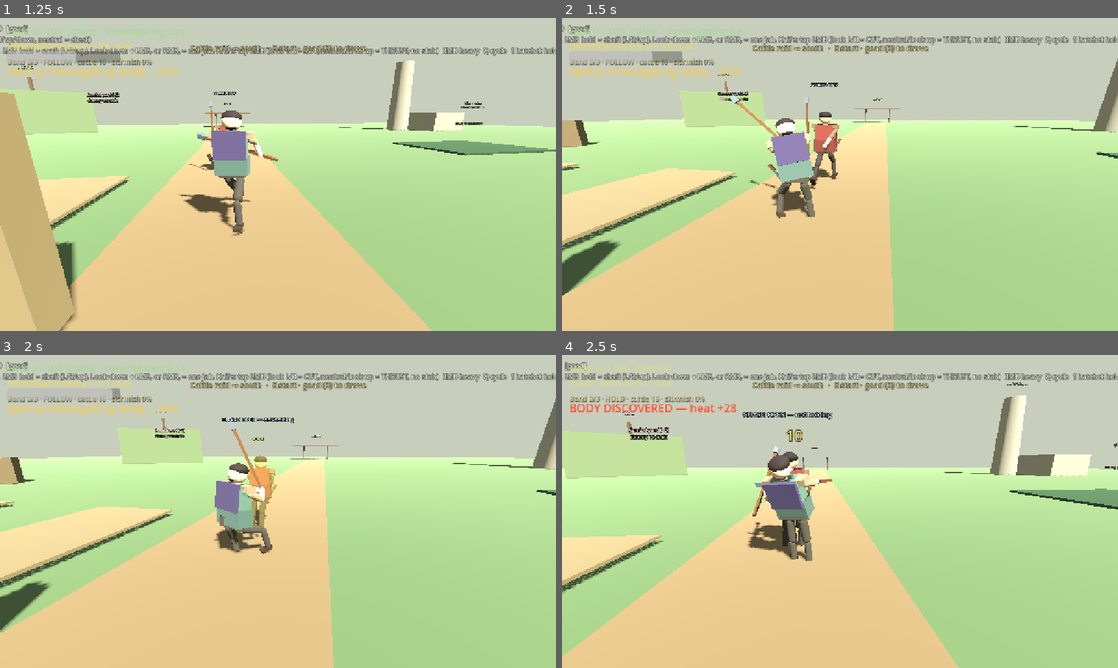
Above: before the commit, frames 1-4 (two rows, left to right).
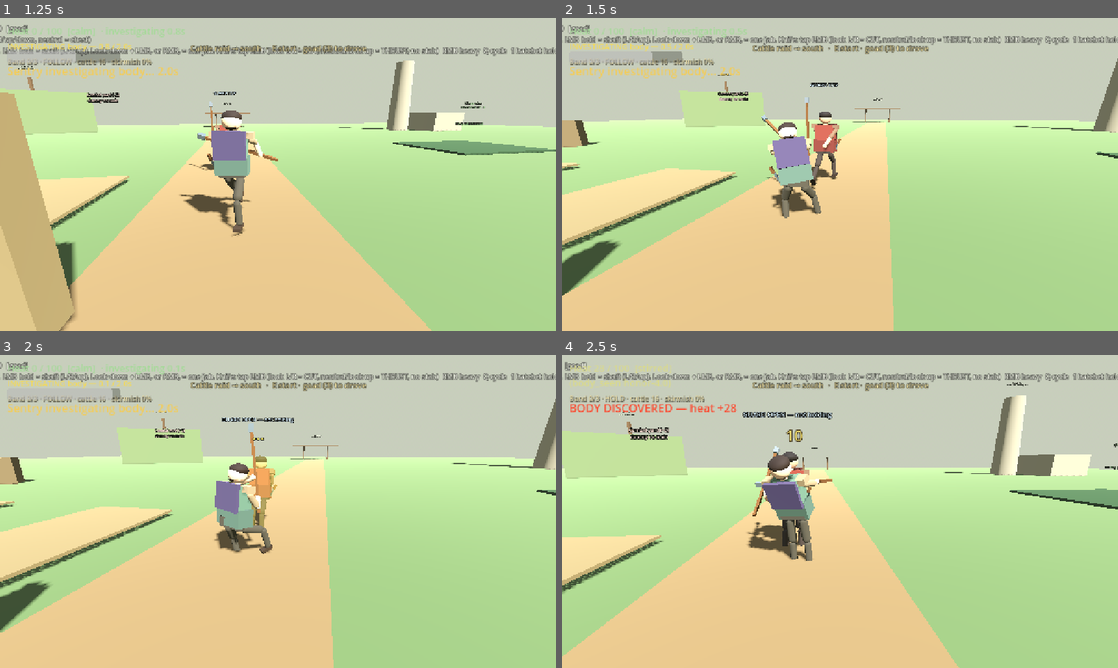
Above: after the commit, the same moments.

Repository: fortins4/devPlayground
Game: Godot game, scene res://scenes/main/main.tscn
The game is run twice, just before and just after one commit, with the same random seed, the same clock (stepped at 60 frames per second) and the same inputs.
Inputs (mouse positions are in pixels of both pictures, inside the frame that each line leads up to):
- Up to frame 1 (1.25 s): tap Enter at 0.5 s; move the mouse to (305, 174) at 0.52 s; hold W (move_forward) from 0.53 s (still down); hold Right mouse button (attack_heavy) from 0.53 s (still down); click (305, 174) at 0.67 s; tap Space (jump) at 0.77 s
- Up to frame 2 (1.5 s): keep holding W (move_forward); move the mouse to (812, 174) at 1.27 s; release Right mouse button (attack_heavy) at 1.28 s; click (812, 174) at 1.35 s
- Up to frame 3 (2 s): keep holding W (move_forward); tap Space (jump) at 1.52 s
- Up to frame 4 (2.5 s): keep holding W (move_forward); move the mouse to (851, 505) at 2.02 s; hold H (band_toggle) from 2.03 s (still down)

Frame 1 is identical in both runs. In frame 2, 1.1% of the frame differs, in the area x 30-47%, y 24-64%; in frame 3, 0.4%; in frame 4, nothing differs.

Commit message:
feat(combat): shorten goad swings and hold the top charge overhead
Left, top, and right drop their cock and contact holds and take half the remaining travel, so the arc reads as a strike. Settle stays 0.22s. The jab keeps the table times. A top charge holds the shaft over the head instead of the right-side chamber. Left and right charges are unchanged.

Diff:
--- a/scripts/characters/player/player_controller.gd
+++ b/scripts/characters/player/player_controller.gd
@@ -929,12 +929,53 @@
 	var blend := ToolStrikePoses._charge_blend(ratio)
 	_shaft_from_xf = _charge_from_xf
 	_shaft_to_xf = _peek_shaft_xf(full)
+	# Top hold is a bar over the head in the committed pose. The authored
+	# cock reads as the right chamber. Left and right charges keep the peek.
+	# Measure after the body is in that pose, or the bar is built on the old head.
+	if _is_top_goad_charge(aim):
+		_apply_tool_pose(full)
+		_shaft_to_xf = _overhead_charge_xf()
 	_shaft_xf_u = blend
 	_shaft_xf_blend = true
 	_apply_blended_pose(_charge_from_pose, full, blend, false)
 	_shaft_xf_blend = false
 	if locomotion:
 		locomotion.lock_attack(0.08)
+
+
+func _is_top_goad_charge(aim: Vector2) -> bool:
+	## Overhead only. A side aim, including a diagonal, keeps its own chamber.
+	return absf(aim.x) < 0.35 and aim.y <= 0.05
+
+
+func _overhead_charge_xf() -> Transform3D:
+	## Full top charge. The wood is a bar over the skull, off the face,
+	## so a strike from above meets the shaft. Not the right-side cock.
+	if weapon_visual == null or locomotion == null:
+		return Transform3D.IDENTITY
+	var head := locomotion.get_joint("head") as Node3D
+	if head == null:
+		return weapon_visual.global_transform
+	var right_pt := head.to_global(Vector3(0.20, 0.32, 0.02))
+	var left_pt := head.to_global(Vector3(-0.20, 0.32, 0.02))
+	var axis := left_pt - right_pt
+	if axis.length_squared() < 0.0001:
+		return weapon_visual.global_transform
+	var goad := weapon_visual.get_node_or_null("Goad") as Node3D
+	var saved_xf := weapon_visual.global_transform
+	var saved_pos := goad.position if goad else Vector3.ZERO
+	var saved_rot := goad.rotation if goad else Vector3.ZERO
+	weapon_visual.global_position = right_pt
+	ToolStrikePoses._aim_weapon_y(weapon_visual, axis.normalized())
+	if goad:
+		goad.position = Vector3.ZERO
+		goad.rotation = Vector3.ZERO
+	var xf := weapon_visual.global_transform
+	weapon_visual.global_transform = saved_xf
+	if goad:
+		goad.position = saved_pos
+		goad.rotation = saved_rot
+	return xf
 
 
 func _shaft_aim_axes() -> Vector2:
@@ -1264,8 +1305,10 @@
 	if _torso_tween and _torso_tween.is_valid():
 		_torso_tween.kill()
 	_tool_pose_active = true
-	# Same phase lengths. The jab still visits its own poses.
-	# Left, top, and right are one arc, not three poses plus a settle snap.
+	# The jab still visits its own poses at the table times, holds included.
+	# Left, top, and right are one arc. Their cock and contact holds are
+	# dropped, and the remaining travel is halved, so the stick arrives as
+	# a strike. Settle stays GOAD_SETTLE_SEC.
 	var windup_move := float(phases["windup_move"]) + float(phases["windup_hold"])
 	var to_contact := float(phases["to_contact"]) + float(phases["contact_hold"])
 	var follow_move := float(phases["follow"])
@@ -1278,6 +1321,9 @@
 		_arm_tween.tween_method(_slerp_goad_settle.bind(pose_follow, pose_idle), 0.0, 1.0, GOAD_SETTLE_SEC).set_trans(Tween.TRANS_SINE).set_ease(Tween.EASE_IN_OUT)
 		_arm_tween.tween_callback(_finish_goad_return)
 		return
+	windup_move = float(phases["windup_move"]) * 0.5
+	to_contact = float(phases["to_contact"]) * 0.5
+	follow_move = float(phases["follow"]) * 0.5
 	_arm_continuous_goad_swing(start_pose, pose_follow, windup_move, to_contact, follow_move)
 
 
@@ -2081,6 +2127,9 @@
 			_plant_shaft_between(_guard_from_xf, _guard_to_xf, _guard_blend_u)
 		elif _shaft_xf_blend:
 			_plant_shaft_between(_shaft_from_xf, _shaft_to_xf, _shaft_xf_u)
+		elif combat.is_charging and _charge_from_ready and _is_top_goad_charge(_shaft_aim_axes()):
+			# The generic seat pulls this hold out beside the right ear.
+			_plant_shaft_between(_charge_from_xf, _shaft_to_xf, ToolStrikePoses._charge_blend(combat.charge_ratio))
 		else:
 			ToolStrikePoses.seat_goad_off_hand(locomotion, weapon_visual)
 	# Keep combat idle rest in sync while not charging so recovery returns to grip.
